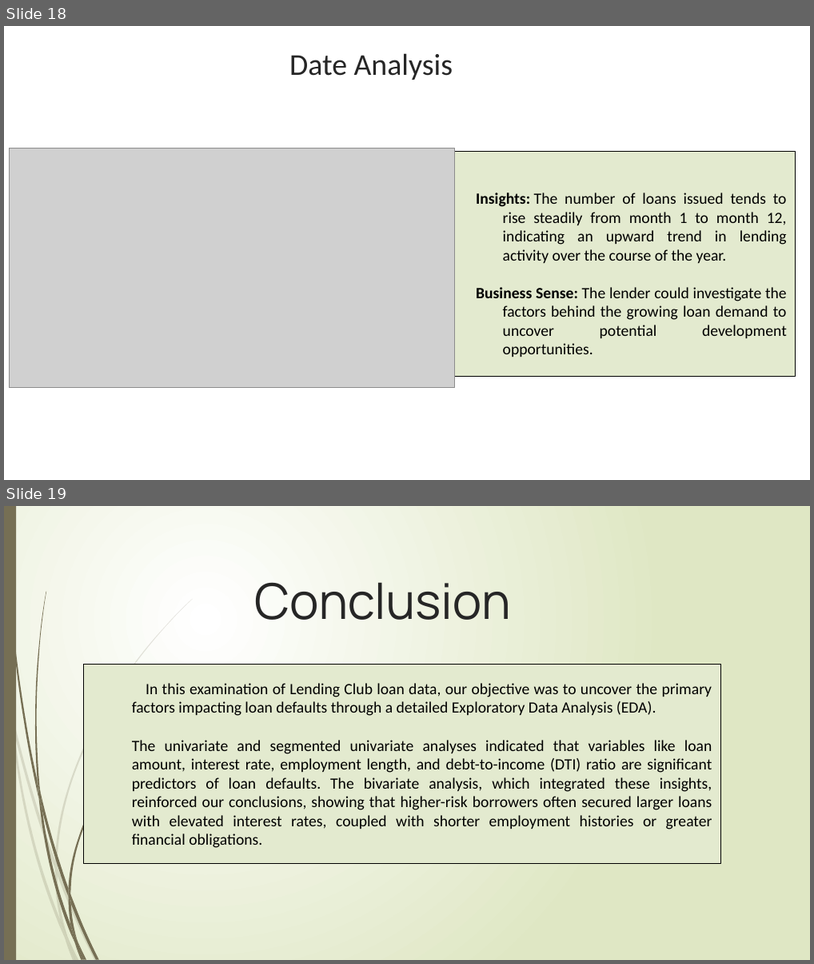
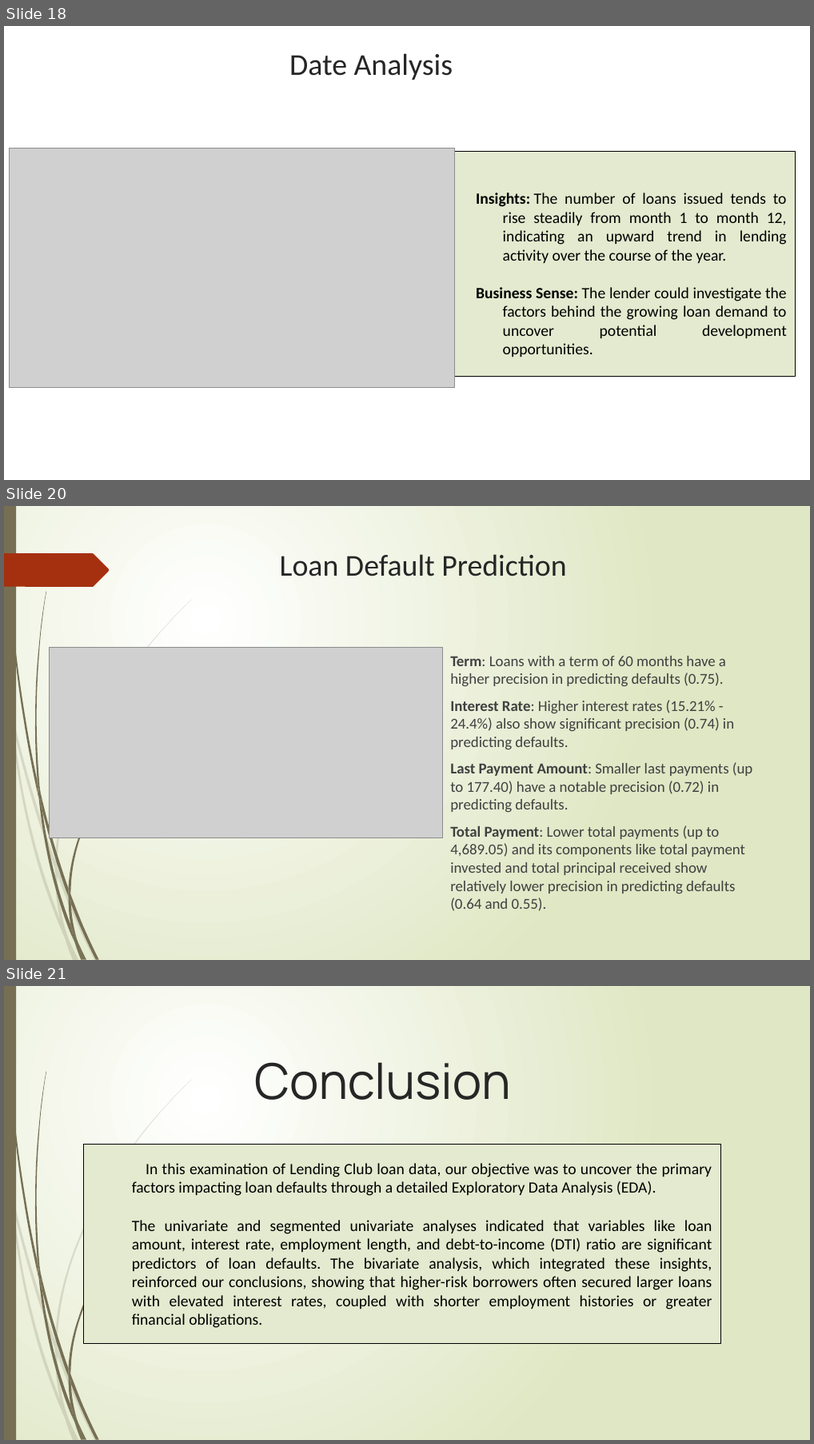
Before and after one commit to AmritaKaur1012/LendingClubCaseStudy, a slide deck: Amrita_Kaur_Lending_Club_Case_Study.pptx. Shown one above the other, each under a label of ours: slides 18 and 19 before the commit, slides 18, 20 and 21 after it; the slides between them are not shown. The pictures are 814x964 and 814x1444 pixels, drawn with LibreOffice and Linux fonts; fonts in the diff are those of the drawing; grey boxes stand for pictures. Boxes give left, top, right and bottom in pixels: in the first picture for what was removed or moved away, otherwise in the second. Text is boxed around its words. In the diff, an @@ line names an element or a change of style, - is before the commit and + after.

```diff
--- a/Amrita_Kaur_Lending_Club_Case_Study.pptx
+++ b/Amrita_Kaur_Lending_Club_Case_Study.pptx
@@ slide 20 added at box(4, 506, 810, 960), background gradient #FFFFFF to #DFE8C4; not listed: 23 template elements that a slide beside it also shows @@
@@ freeform shape added at box(4, 553, 109, 588), fill #A53010 @@
@@ title added at box(280, 554, 566, 576), 27 pt, text #262626 @@
+Loan Default Prediction
@@ picture added at box(49, 647, 442, 837) @@
@@ text added at box(450, 656, 754, 893), 13.5 pt, text #404040 @@
+Term: Loans with a term of 60 months have a higher precision in predicting defaults (0.75).
+Interest Rate: Higher interest rates (15.21% - 24.4%) also show significant precision (0.74) in predicting defaults.
+Last Payment Amount: Smaller last payments (up to 177.40) have a notable precision (0.72) in predicting defaults.
+Total Payment: Lower total payments (up to 4,689.05) and its components like total payment invested and total principal received show relatively lower precision in predicting defaults (0.64 and 0.55).
@@ what was slide 19 is now slide 21 @@
```
Also in this commit, not shown: 1 other slide added.
